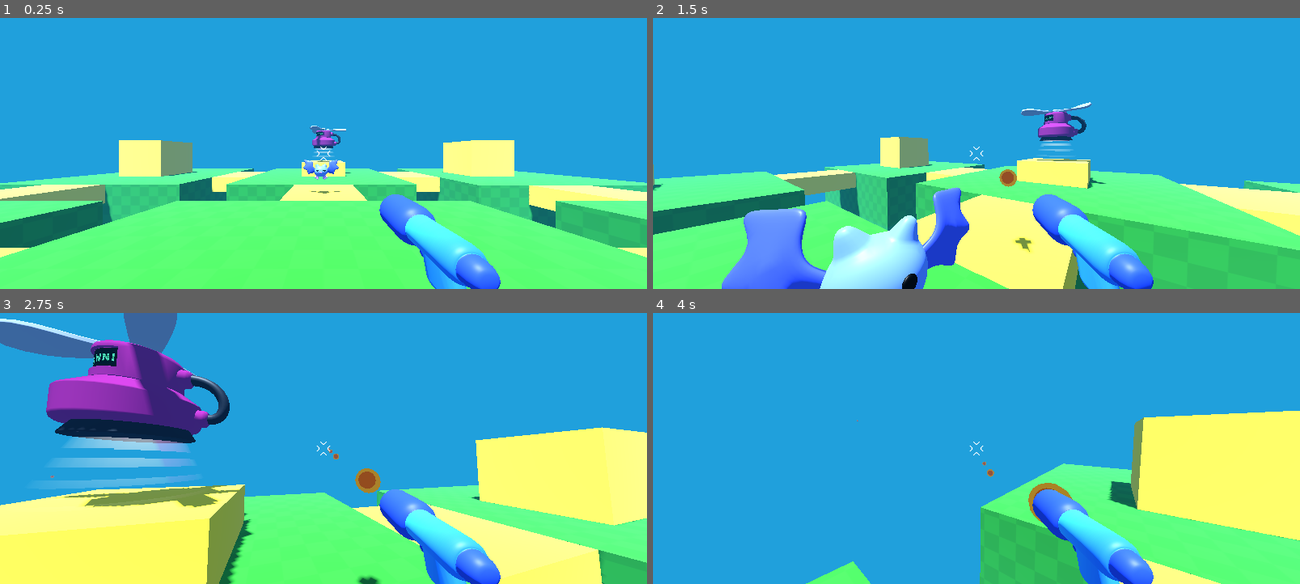
Above: before the commit, frames 1-4 (two rows, left to right).
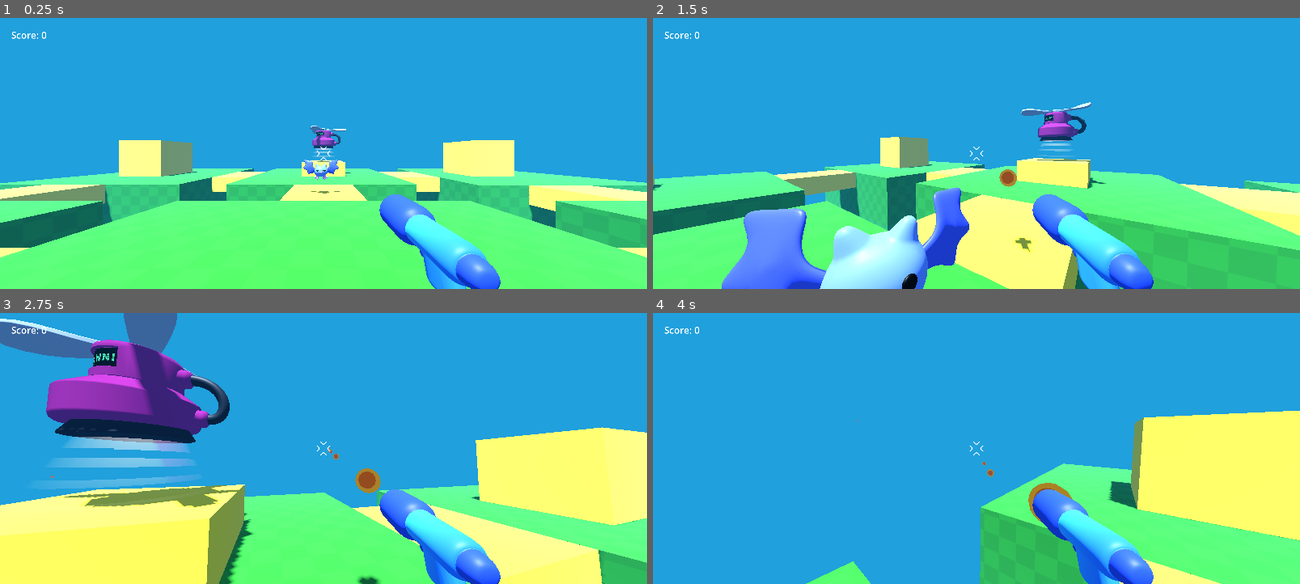
Above: after the commit, the same moments.

Repository: aloepker/first-practice-3d-game-project
Game: Godot game, scene res://game.tscn
Two runs of this game, one before a commit and one after it. Both use one fixed random seed, a clock stepped at 60 frames per second and the inputs below.
Inputs (mouse positions are in pixels of both pictures, inside the frame that each line leads up to):
- Up to frame 1 (0.25 s): no input
- Up to frame 2 (1.5 s): move the mouse to (1008, 153) at 0.52 s; hold Right mouse button (shoot) 0.53-1.28 s; hold W (move_forward) from 0.53 s (still down); tap Space (jump) at 0.77 s; move the mouse to (944, 153) at 1.27 s; right-click (944, 153) at 1.35 s
- Up to frame 3 (2.75 s): keep holding W (move_forward); tap Space (jump) at 1.52 s; move the mouse to (336, 443) at 2.02 s; hold Right mouse button (shoot) from 2.03 s (still down)
- Up to frame 4 (4 s): keep holding W (move_forward); move the mouse to (970, 453) at 2.77 s; release Right mouse button (shoot) at 2.78 s; right-click (970, 453) at 2.85 s; tap Space (jump) at 3.02, 3.77 s; move the mouse to (1021, 451) at 3.52 s; hold Right mouse button (shoot) from 3.53 s (still down)

The runs differ from the first frame. In frame 1, less than 0.1% of the frame differs, in the area x 1-8%, y 5-8%; in frame 2, less than 0.1%; in frame 3, less than 0.1%; in frame 4, less than 0.1%.

Commit message:
create score label

Diff:
--- a/game.tscn
+++ b/game.tscn
@@ -16,6 +16,9 @@
 fog_height = -2.3
 fog_height_density = 0.33
 
+[sub_resource type="LabelSettings" id="LabelSettings_0ox0n"]
+font_size = 50
+
 [node name="Game" type="Node3D" unique_id=783062821]
 
 [node name="CSGBox3D" type="CSGBox3D" parent="." unique_id=1363757846]
@@ -207,3 +210,11 @@
 
 [node name="MobSpawner3D" parent="." unique_id=597234274 instance=ExtResource("5_7jktm")]
 transform = Transform3D(1, 0, 0, 0, 1, 0, 0, 0, 1, 0, 1, -13)
+
+[node name="Label" type="Label" parent="." unique_id=1665379559]
+offset_left = 60.0
+offset_top = 56.0
+offset_right = 249.0
+offset_bottom = 125.0
+text = "Score: 0"
+label_settings = SubResource("LabelSettings_0ox0n")
